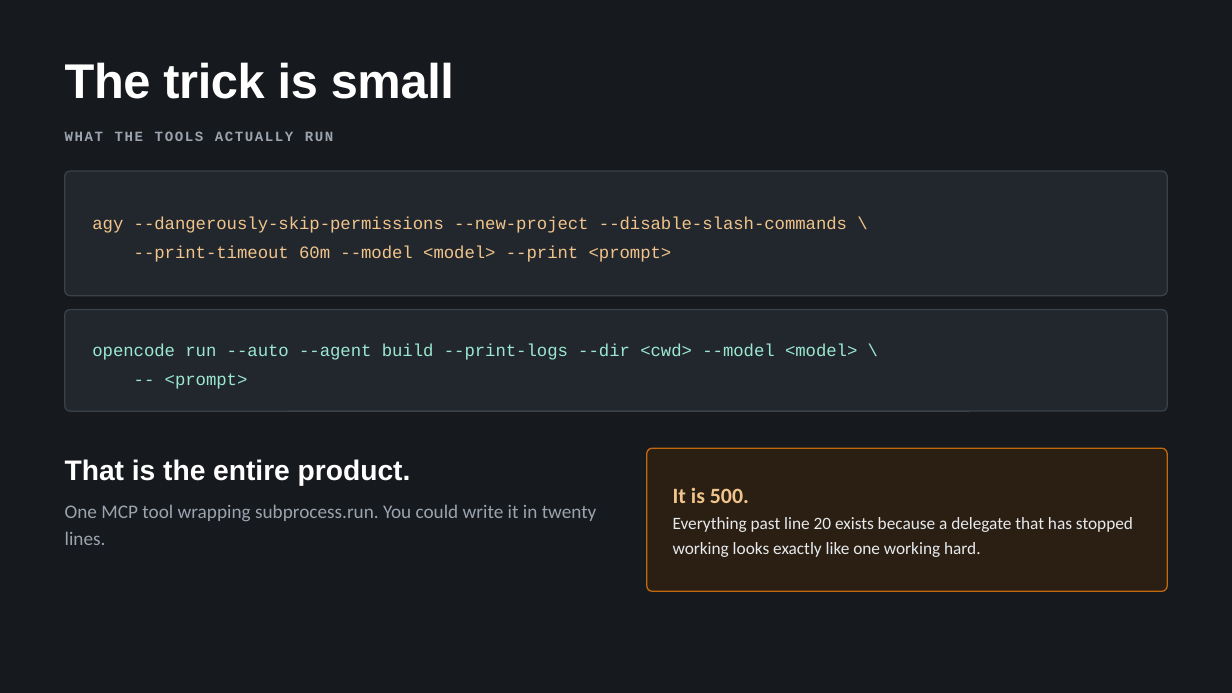
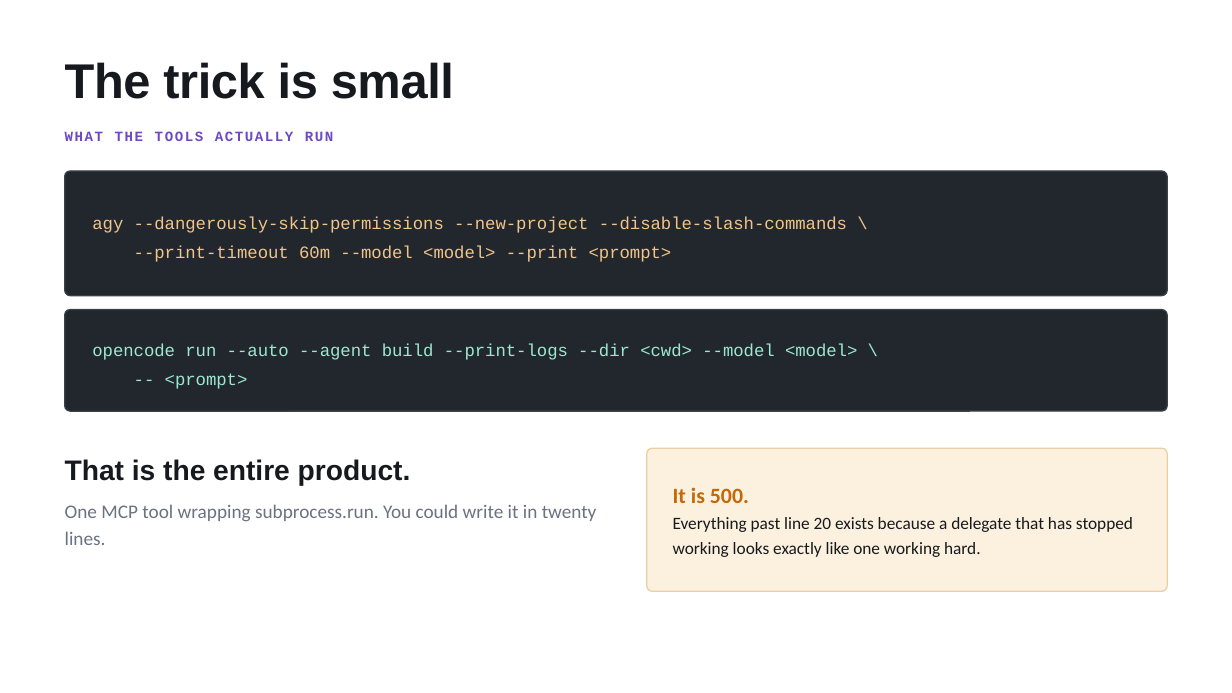
Before and after one commit to artcar12/agent-delegation-mcp, a slide deck: slide 5 of docs/agent-delegation-mcp.pptx. Drawn at 1232x693 pixels with LibreOffice and Linux fonts; fonts in the diff are those of the drawing. Boxes give left, top, right and bottom in pixels: in the first picture for what was removed or moved away, otherwise in the second. Text is boxed around its words. In the diff, an @@ line names an element or a change of style, - is before the commit and + after.

```diff
--- a/docs/agent-delegation-mcp.pptx
+++ b/docs/agent-delegation-mcp.pptx
@@ background #16191D to #FFFFFF @@
@@ text "The trick is small" at [65, 62, 454, 99]: text colour #FFFFFF to #16191D @@
@@ text "WHAT THE TOOLS ACTUALLY RUN" at [65, 131, 333, 141]: text colour #9AA3AE to #6D4AC4 @@
@@ text "That is the entire product." at [65, 459, 411, 486]: text colour #FFFFFF to #16191D @@
@@ rounded rectangle at [647, 448, 1167, 592]: fill #2A1F12 to #FCF1DF; outline #C1690C 1 pt to #EBCFA4 1 pt @@
@@ text "It is 500. Everything past ..." at [673, 487, 1133, 557]: text colour #F0C48A to #C1690C in "It is 500."; text colour #E6E9ED to #16191D @@
@@ text "One MCP tool wrapping subprocess.run. ..." at [65, 504, 597, 545]: text colour #9AA3AE to #6B7280 @@
```
Also in this commit, not shown: 4 other slides changed, 1 other file.
